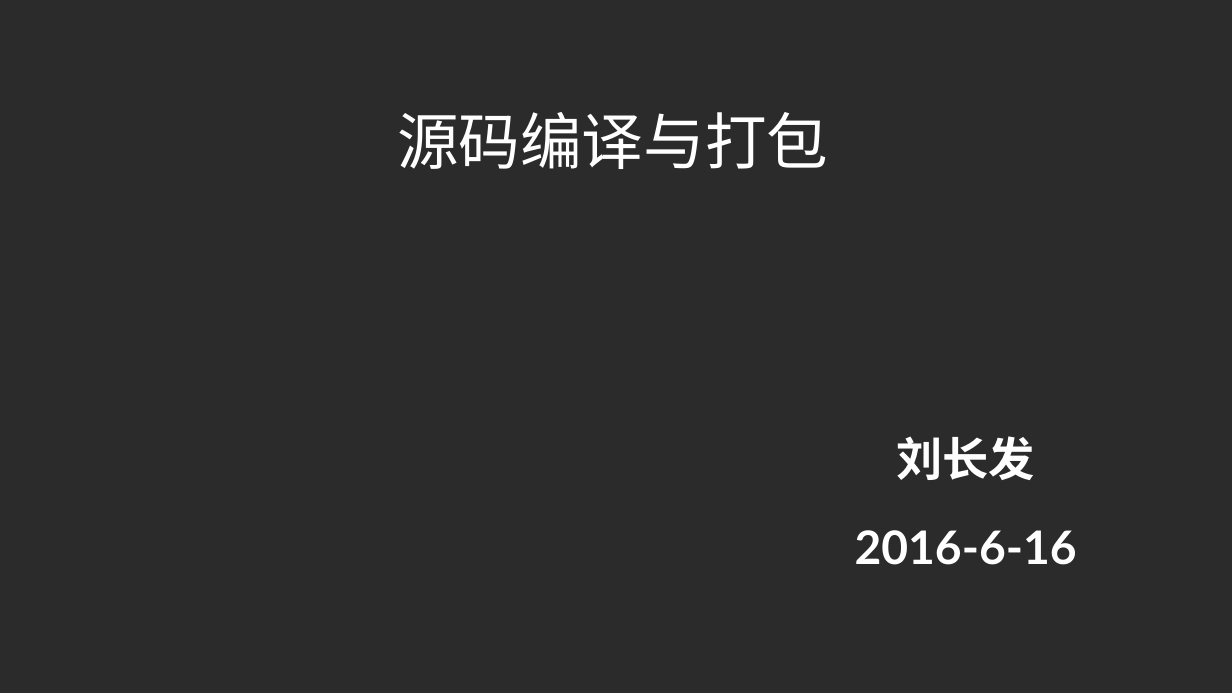
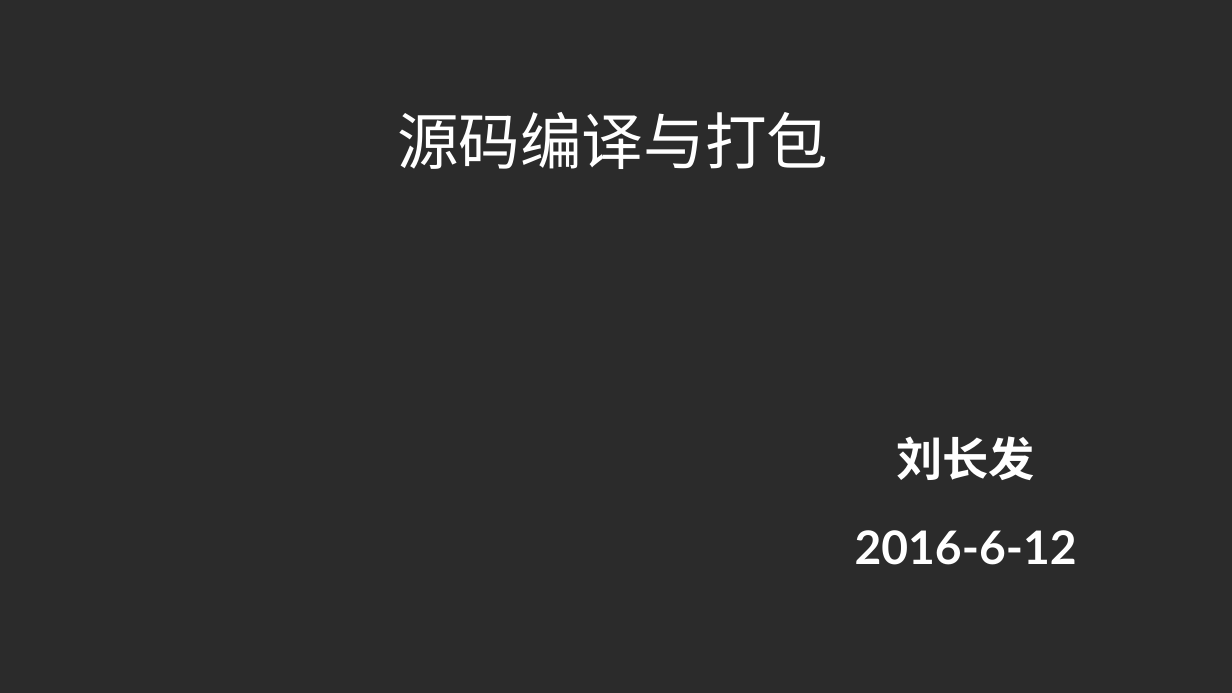
Before and after one commit to liuchangfa/workplace, a slide deck: slide 1 of training/Source/Source.ppt. Drawn at 1232x693 pixels with LibreOffice and Linux fonts; fonts in the diff are those of the drawing; background and template pictures are left out; a plain dark background stands for a picture behind light text. Boxes give left, top, right and bottom in pixels: in the first picture for what was removed or moved away, otherwise in the second. Text is boxed around its words. In the diff, an @@ line names an element or a change of style, - is before the commit and + after.

```diff
--- a/training/Source/Source.ppt
+++ b/training/Source/Source.ppt
@@ text at [855,530,1077,565]: text changed @@
-2016-6-16
+2016-6-12
```
Also in this commit, not shown: 6 slides added, 16 slides removed, 6 other files.
